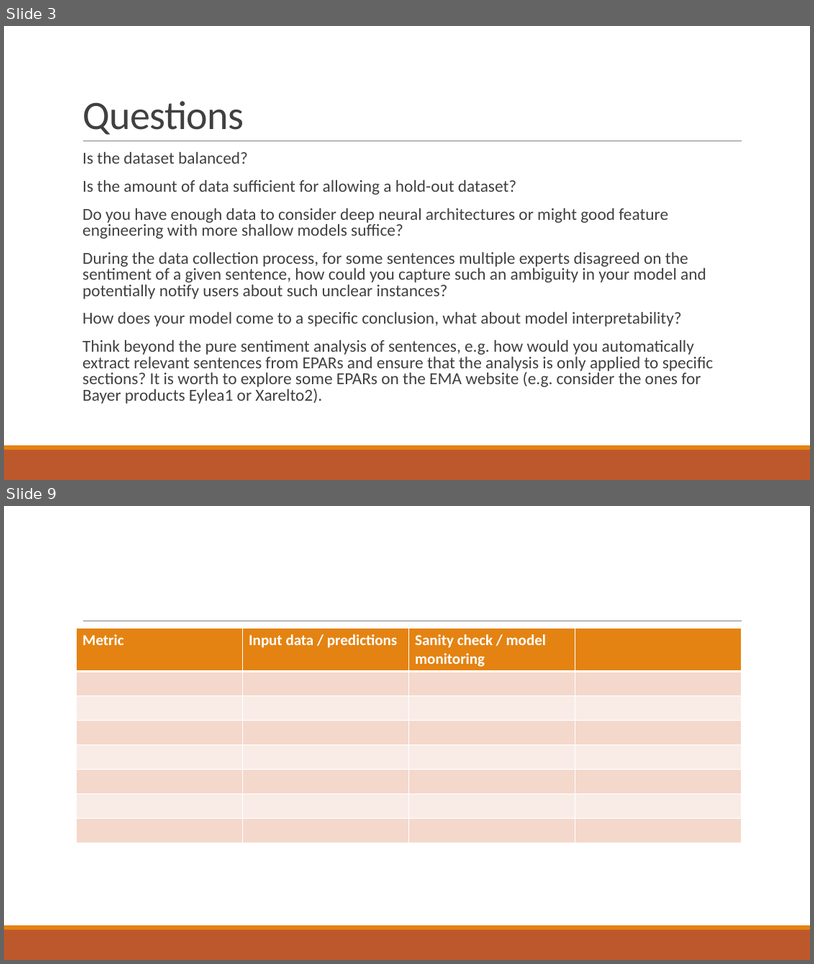
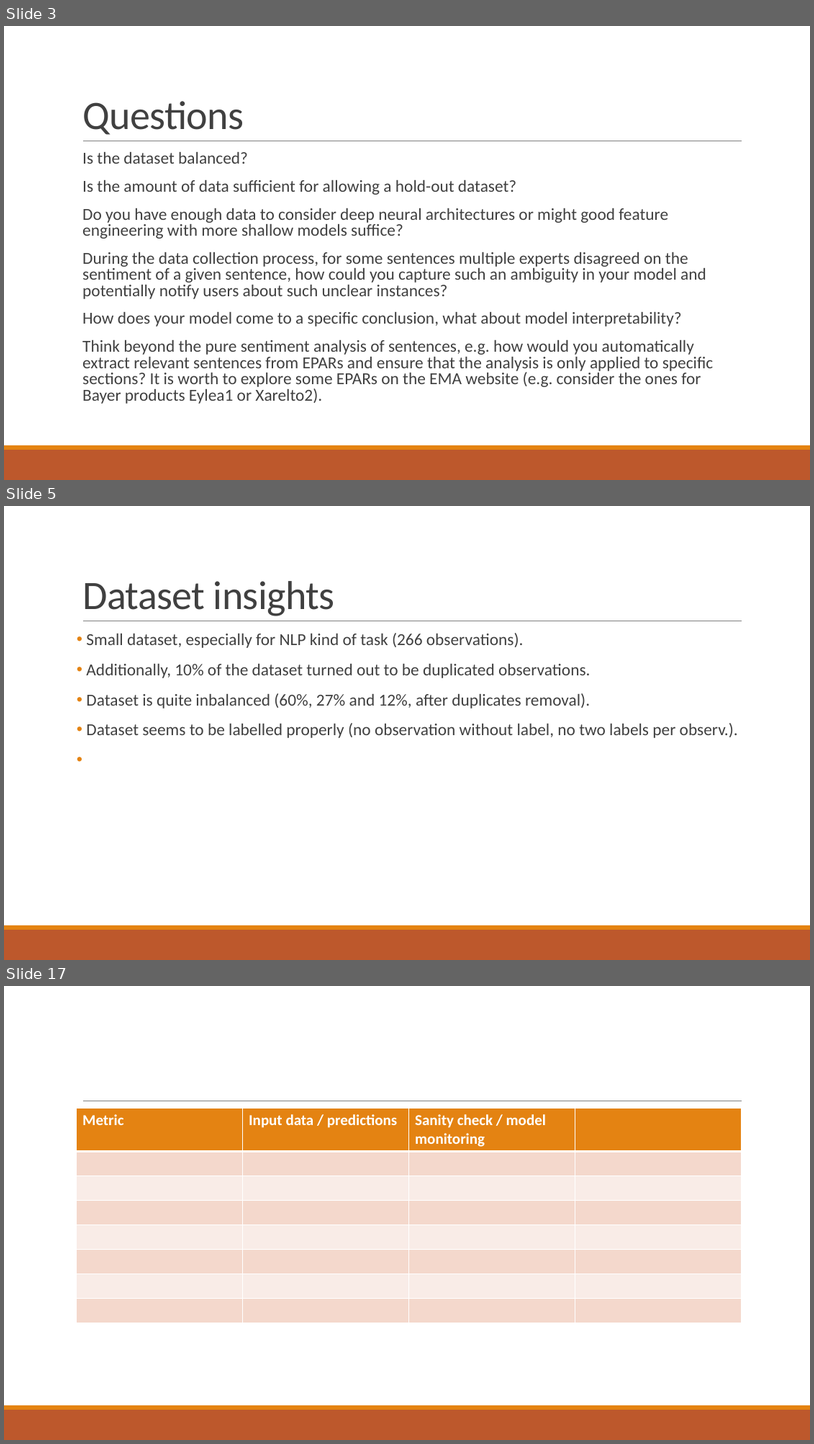
Before and after one commit to nlp-task-kp/sentiment_analysis, a slide deck: presentation/Sentiment analysis for EPARs.pptx. Shown one above the other, each under a label of ours: slides 3 and 9 before the commit, slides 3, 5 and 17 after it; the slides between them are not shown. The pictures are 814x964 and 814x1444 pixels, drawn with LibreOffice and Linux fonts; fonts in the diff are those of the drawing. Boxes give left, top, right and bottom in pixels: in the first picture for what was removed or moved away, otherwise in the second. Text is boxed around its words. In the diff, an @@ line names an element or a change of style, - is before the commit and + after.

```diff
--- a/presentation/Sentiment analysis for EPARs.pptx
+++ b/presentation/Sentiment analysis for EPARs.pptx
@@ slide 5 added at (4,506,810,960), background #FFFFFF; not listed: 3 template elements that a slide beside it also shows @@
@@ title added at (82,581,335,616), 48 pt, text #404040 @@
+Dataset insights
@@ text added at (86,633,738,738), 20 pt, text #404040 @@
+• Small dataset, especially for NLP kind of task (266 observations).
+• Additionally, 10% of the dataset turned out to be duplicated observations.
+• Dataset is quite inbalanced (60%, 27% and 12%, after duplicates removal).
+• Dataset seems to be labelled properly (no observation without label, no two labels per observ.).
@@ what was slide 9 is now slide 17 @@
```
Also in this commit, not shown: 5 slides changed, 10 other slides added.
